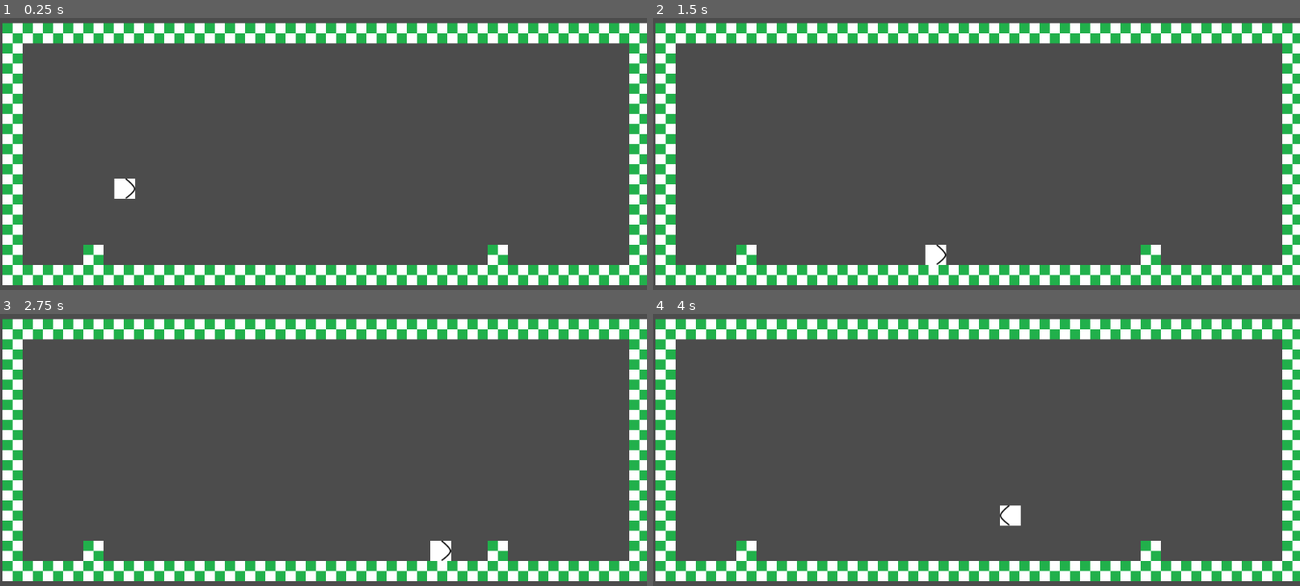
Above: before the commit, frames 1-4 (two rows, left to right).
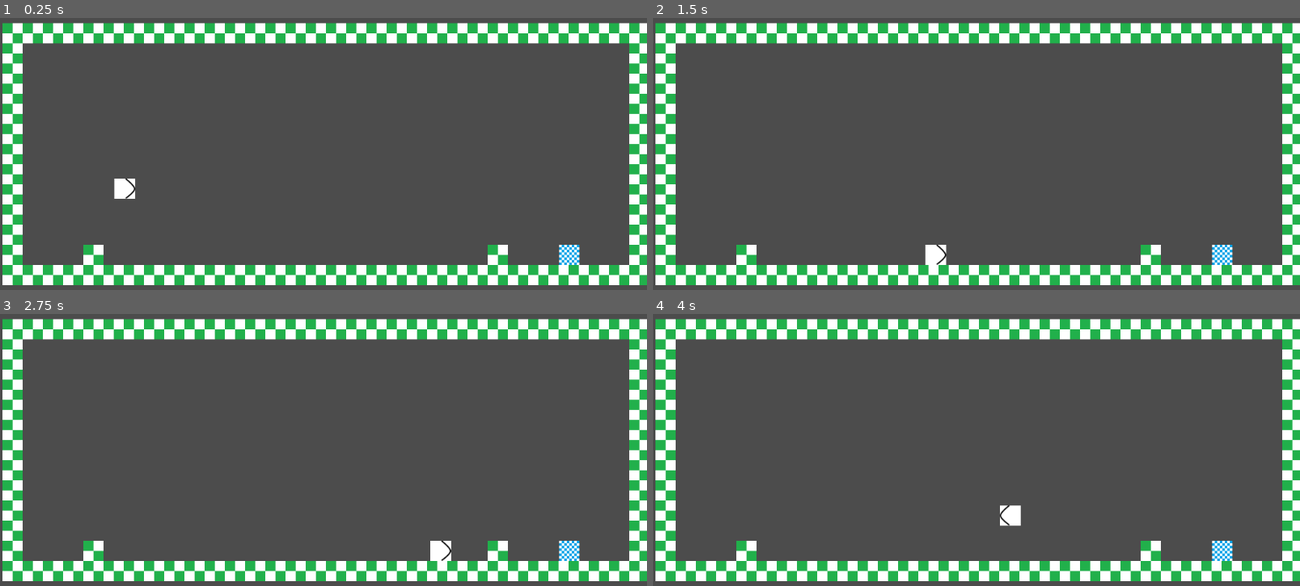
Above: after the commit, the same moments.

Repository: jjmontes/Indie-Dev-Jam-Es-10
Game: Godot game, scene res://Scenes/Game.tscn
Two runs of this game, one before a commit and one after it. Both use one fixed random seed, a clock stepped at 60 frames per second and the inputs below.
Inputs:
- Up to frame 1 (0.25 s): no input
- Up to frame 2 (1.5 s): hold Ctrl 0.53-1.28 s; tap Space at 0.77 s; tap Ctrl at 1.35 s
- Up to frame 3 (2.75 s): tap Space at 1.52 s; hold Ctrl from 2.03 s (still down)
- Up to frame 4 (4 s): release Ctrl at 2.78 s; tap Ctrl at 2.85 s; tap Space at 3.02, 3.77 s; hold Ctrl from 3.53 s (still down)

The runs differ from the first frame. In frame 1, 0.2% of the frame differs, in the area x 86-90%, y 83-91%; in frame 2, 0.2%; in frame 3, 0.2%; in frame 4, 0.2%.

Commit message:
Se agrega escena que representa la Salida (o Meta) del nivel

Diff:
--- /dev/null
+++ b/Scenes/Exit.tscn
@@ -0,0 +1,16 @@
+[gd_scene load_steps=4 format=2]
+
+[ext_resource path="res://Art/Exit.png" type="Texture" id=1]
+[ext_resource path="res://Scripts/Exit.gd" type="Script" id=2]
+
+[sub_resource type="RectangleShape2D" id=1]
+
+[node name="Exit" type="Area2D"]
+script = ExtResource( 2 )
+
+[node name="Collision" type="CollisionShape2D" parent="."]
+shape = SubResource( 1 )
+
+[node name="Sprite" type="Sprite" parent="."]
+texture = ExtResource( 1 )
+[connection signal="body_entered" from="." to="." method="_on_Exit_body_entered"]
--- a/Scenes/Game.tscn
+++ b/Scenes/Game.tscn
@@ -1,7 +1,8 @@
-[gd_scene load_steps=3 format=2]
+[gd_scene load_steps=4 format=2]
 
 [ext_resource path="res://Scenes/Player.tscn" type="PackedScene" id=1]
 [ext_resource path="res://Scenes/Levels/001.tscn" type="PackedScene" id=2]
+[ext_resource path="res://Scenes/Exit.tscn" type="PackedScene" id=3]
 
 [node name="Game" type="Node2D"]
 
@@ -9,3 +10,7 @@
 position = Vector2( 147.474, 330.105 )
 
 [node name="Level" parent="." instance=ExtResource( 2 )]
+
+[node name="Exit" parent="." instance=ExtResource( 3 )]
+position = Vector2( 901.053, 474.737 )
+[connection signal="player_entered" from="Exit" to="Player" method="_on_Exit_player_entered"]
--- a/Scenes/Player.tscn
+++ b/Scenes/Player.tscn
@@ -6,7 +6,9 @@
 [sub_resource type="RectangleShape2D" id=1]
 extents = Vector2( 16.4974, 15.8968 )
 
-[node name="Player" type="KinematicBody2D"]
+[node name="Player" type="KinematicBody2D" groups=[
+"player",
+]]
 script = ExtResource( 2 )
 
 [node name="Sprite" type="Sprite" parent="."]
--- /dev/null
+++ b/Scripts/Exit.gd
@@ -0,0 +1,7 @@
+extends Area2D
+
+signal player_entered
+
+func _on_Exit_body_entered(body):
+	if body.is_in_group("player"):
+		emit_signal("player_entered")
--- a/Scripts/Player.gd
+++ b/Scripts/Player.gd
@@ -27,3 +27,6 @@
 	if velocity.x == 0:
 		walk_speed *= -1
 		$Sprite.flip_h = walk_speed < 0
+
+func _on_Exit_player_entered():
+	print("prueba")
Binary file added: Art/Exit.png
Not shown, added: Art/Exit.png.import
